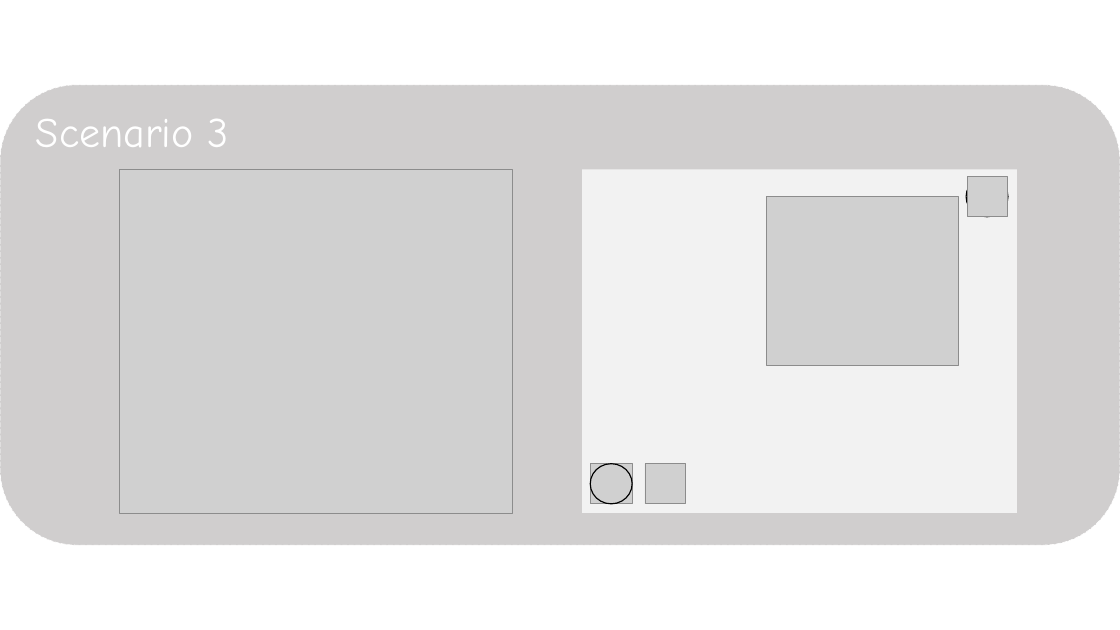
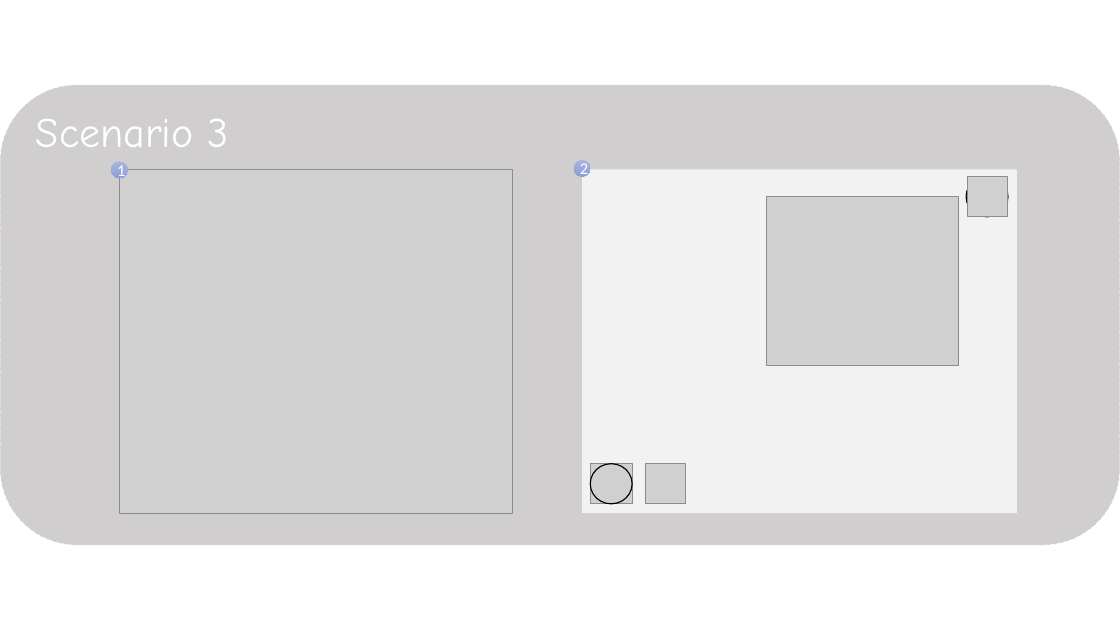
Before and after one commit to moira2k/TodoList, a slide deck: slide 6 of Documents/drawings.pptm. Drawn at 1120x630 pixels with LibreOffice and Linux fonts; fonts in the diff are those of the drawing; grey boxes stand for pictures. Boxes give left, top, right and bottom in pixels: in the first picture for what was removed or moved away, otherwise in the second. Text is boxed around its words. In the diff, an @@ line names an element or a change of style, - is before the commit and + after.

```diff
--- a/Documents/drawings.pptm
+++ b/Documents/drawings.pptm
@@ ellipse added at (x1=111, y1=161, x2=128, y2=178), fill gradient #A8B7DF to #9AABD9 to #889ED7, 14 pt, text #FFFFFF @@
+1
@@ ellipse added at (x1=574, y1=160, x2=591, y2=176), fill gradient #A8B7DF to #9AABD9 to #889ED7, 14 pt, text #FFFFFF @@
+2
```
Also in this commit, not shown: 1 other slide changed, 4 other files.
